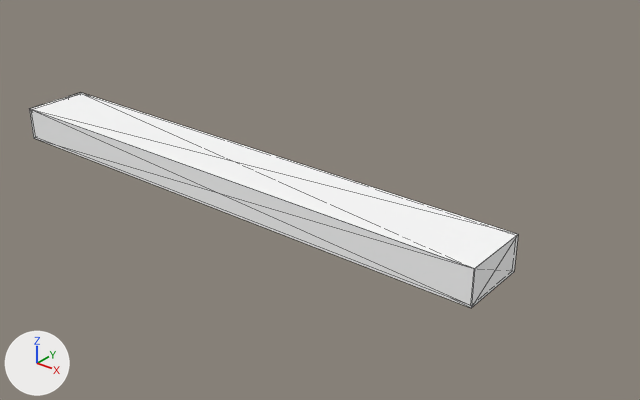
One commit to the FBX model Assets/Game/Structures/corridor.fbx: the scene before it, then after it.
The view is the same before and after, from a 50 mm lens placed at (80.5, -81.8, 51.9), pointed at (12.3, 3.5, -1.0). The axes (+X, +Y, +Z) are drawn at lower left. The lights are the same throughout. Mesh edges are drawn as thin lines. Where no turn or scale is listed for an object, it has been applied to the vertices. Vertices at the same position are counted once.

In view in the first picture: 'LevelMesh'.
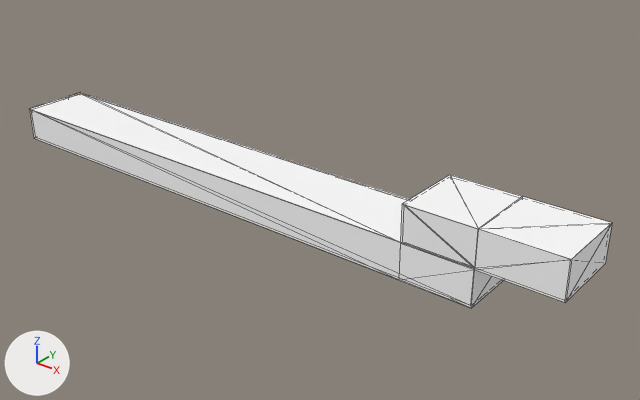
Commit message: added a rocket jump at the end of corridor

The change, as JSON lines over the scene's bpy script:
```json
{"block": "me_level_mesh", "where": "# used by ob_levelmesh; location = (0.0, 0.0, 0.0)"}
{"op": "remove", "block": "me_level_mesh", "code": "me_level_mesh.from_pydata(...)  # 30 vertices, 42 faces; spans x -41.0..41.0, y -5.1..5.1, z -2.6..2.6"}
{"op": "add", "block": "me_level_mesh", "code": "me_level_mesh.from_pydata(...)  # 80 vertices, 114 faces; spans x -41.0..51.7, y -5.1..5.1, z -2.6..7.5"}
{"block": "me_level_mesh", "change": "me_level_mesh part 1"}
{"block": "me_level_mesh", "change": "10 faces are deleted"}
{"block": "me_level_mesh", "change": "40 vertices are added at x 31.2..51.7, y -5.1..5.1, z -2.6..7.5"}
{"block": "me_level_mesh", "change": "10 new vertices lie (0.0, 10.0, 0.0) away from vertices in x 31.2..51.5, y -5.0, z 2.4..7.4"}
{"block": "me_level_mesh", "change": "82 new faces join them"}
```

Changed parts and their boxes [x1, y1, x2, y2] in the pictures (640 x 400 px):
```json
{"object": "LevelMesh", "change": "reshaped", "before": [30, 93, 518, 308], "after": [30, 93, 612, 308], "on screen": "19% wider"}
```
